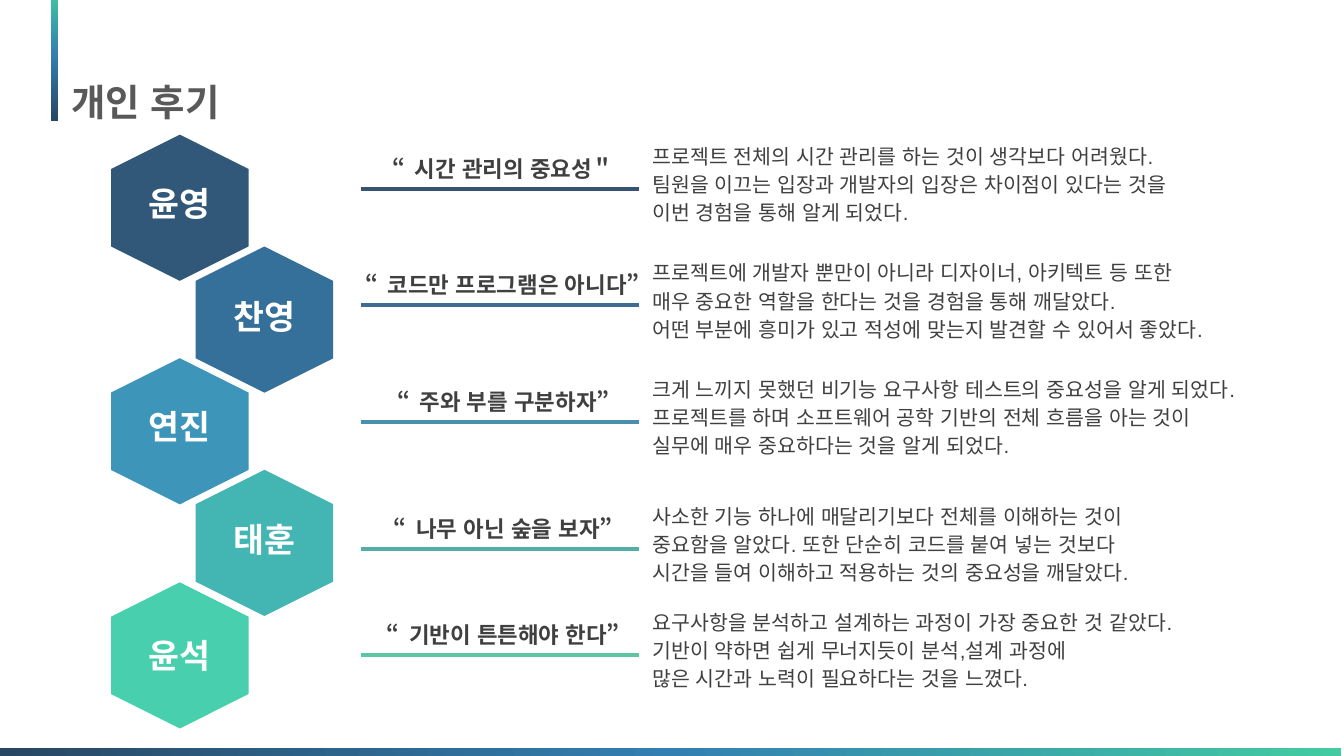
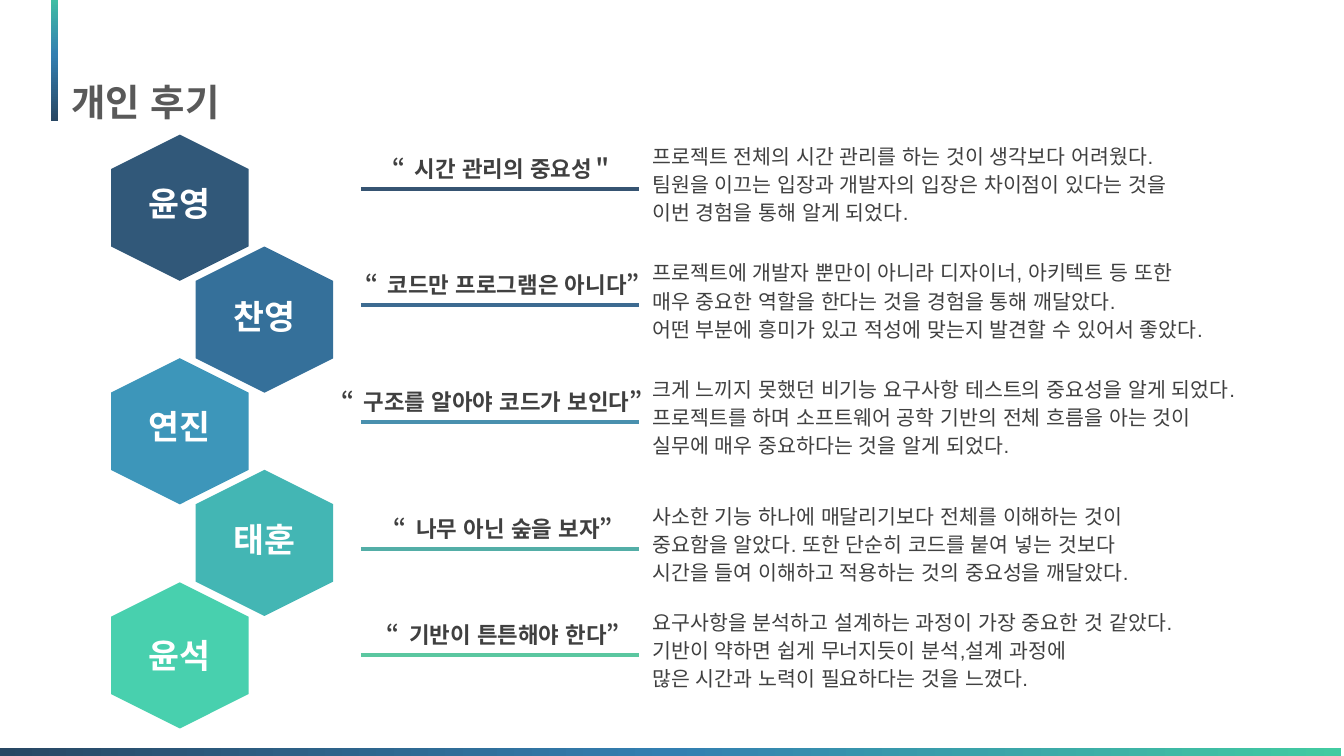
Before and after one commit to Matrix-ERPSolution/Matrix-Webapp, a slide deck: slide 36 of Matrix_presentation.pptx. Drawn at 1344x756 pixels with LibreOffice and Linux fonts; fonts in the diff are those of the drawing; background and template pictures are left out. Boxes give left, top, right and bottom in pixels: in the first picture for what was removed or moved away, otherwise in the second. Text is boxed around its words. In the diff, an @@ line names an element or a change of style, - is before the commit and + after.

```diff
--- a/Matrix_presentation.pptx
+++ b/Matrix_presentation.pptx
@@ text at [364,390,643,412]: text changed @@
-“주와 부를 구분하자”
+“구조를 알아야 코드가 보인다”
```
Also in this commit, not shown: 17 other slides changed, 1 other file.
